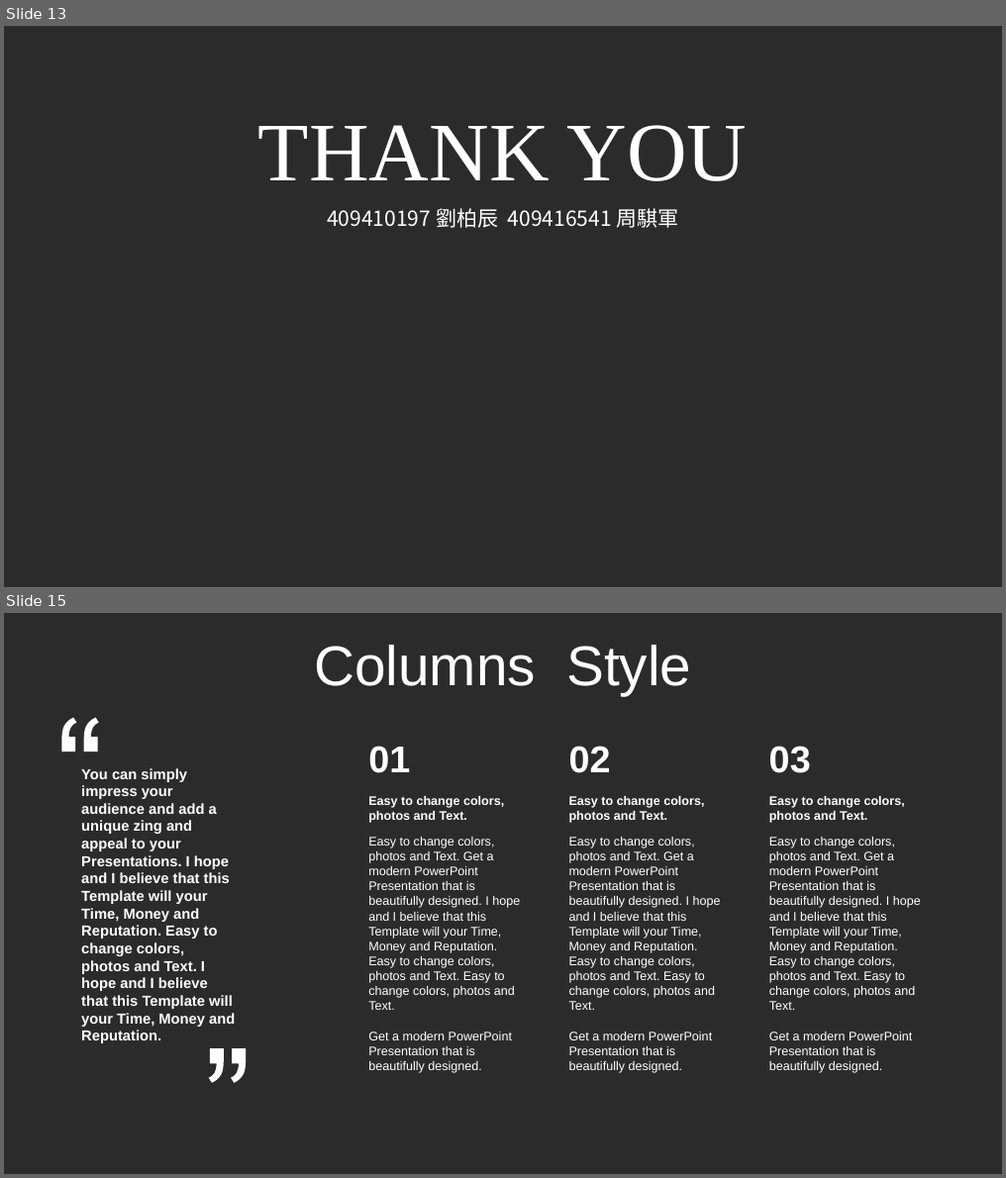
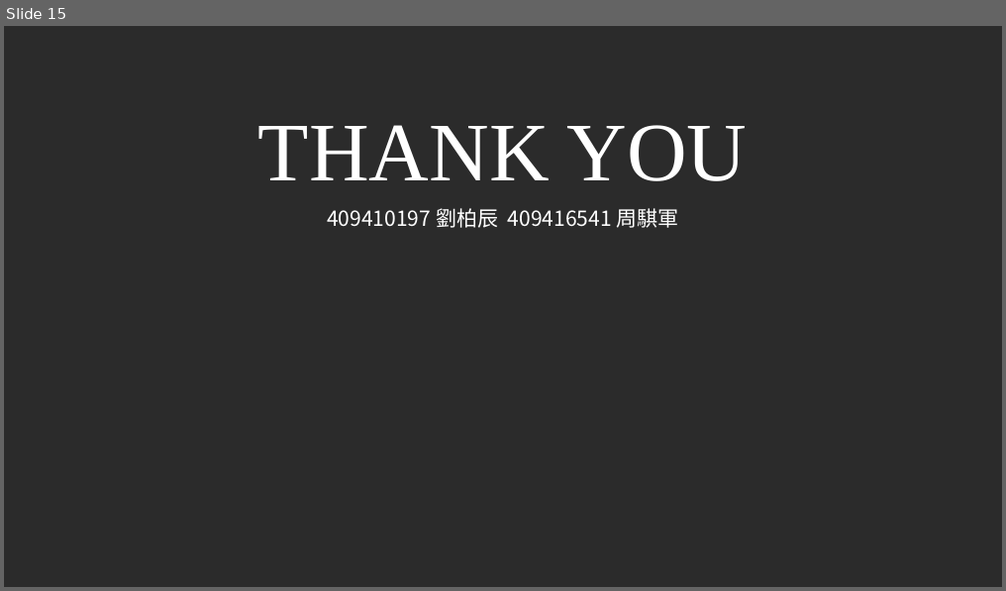
Before and after one commit to 409416541/111-1-project, a slide deck: 影像專題.pptx. Shown one above the other, each under a label of ours: slides 13 and 15 before the commit, slide 15 after it; the slides between them are not shown. The pictures are 1006x1178 and 1006x591 pixels, drawn with LibreOffice and Linux fonts; fonts in the diff are those of the drawing; background and template pictures are left out; a plain dark background stands for a picture behind light text. Boxes give left, top, right and bottom in pixels: in the first picture for what was removed or moved away, otherwise in the second. Text is boxed around its words. In the diff, an @@ line names an element or a change of style, - is before the commit and + after.

```diff
--- a/影像專題.pptx
+++ b/影像專題.pptx
@@ slide 15 removed at (4, 613, 1002, 1174), background picture (left out) @@
@@ text removed at (314, 645, 691, 695) @@
-Columns Style
@@ freeform shape removed at (61, 718, 98, 753) @@
@@ text removed at (368, 746, 410, 773) @@
-01
@@ text removed at (569, 746, 611, 773) @@
-02
@@ text removed at (769, 746, 811, 773) @@
-03
@@ text removed at (81, 768, 235, 1044) @@
-You can simply impress your audience and add a unique zing and appeal to your Presentations. I hope and I believe that this Template will your Time, Money and Reputation. Easy to change colors, photos and Text. I hope and I believe that this Template will your Time, Money and Reputation.
@@ text removed at (368, 796, 504, 823) @@
-Easy to change colors, photos and Text.
@@ text removed at (569, 796, 704, 823) @@
-Easy to change colors, photos and Text.
@@ text removed at (769, 796, 905, 823) @@
-Easy to change colors, photos and Text.
@@ text removed at (368, 837, 520, 1073) @@
-Easy to change colors, photos and Text. Get a modern PowerPoint Presentation that is beautifully designed. I hope and I believe that this Template will your Time, Money and Reputation. Easy to change colors, photos and Text. Easy to change colors, photos and Text.
-Get a modern PowerPoint Presentation that is beautifully designed.
@@ text removed at (569, 837, 721, 1073) @@
-Easy to change colors, photos and Text. Get a modern PowerPoint Presentation that is beautifully designed. I hope and I believe that this Template will your Time, Money and Reputation. Easy to change colors, photos and Text. Easy to change colors, photos and Text.
-Get a modern PowerPoint Presentation that is beautifully designed.
@@ text removed at (769, 837, 921, 1073) @@
-Easy to change colors, photos and Text. Get a modern PowerPoint Presentation that is beautifully designed. I hope and I believe that this Template will your Time, Money and Reputation. Easy to change colors, photos and Text. Easy to change colors, photos and Text.
-Get a modern PowerPoint Presentation that is beautifully designed.
@@ freeform shape removed at (208, 1049, 245, 1083) @@
@@ what was slide 13 is now slide 15 @@
```
Also in this commit, not shown: 2 slides changed, 2 slides added, 1 other slide removed.
